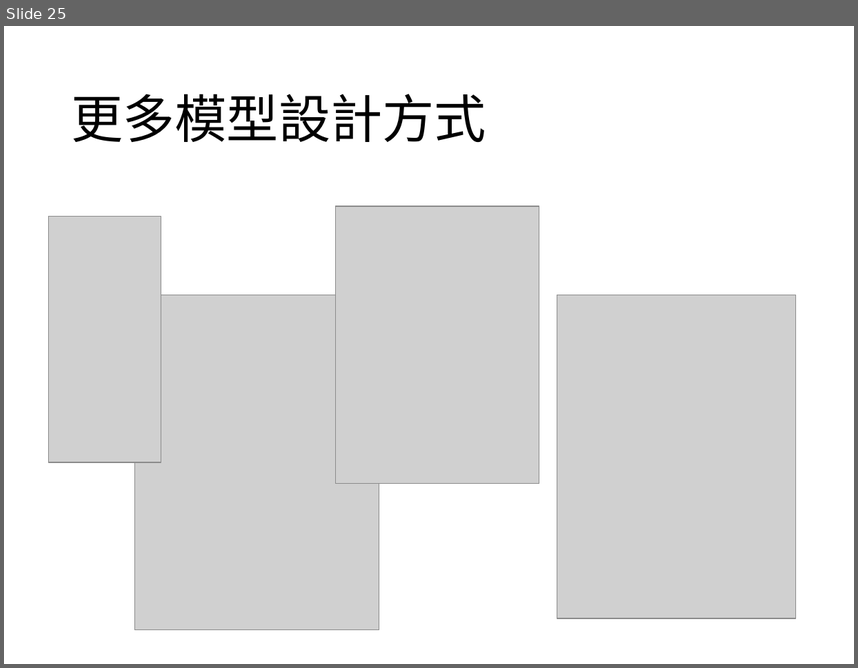
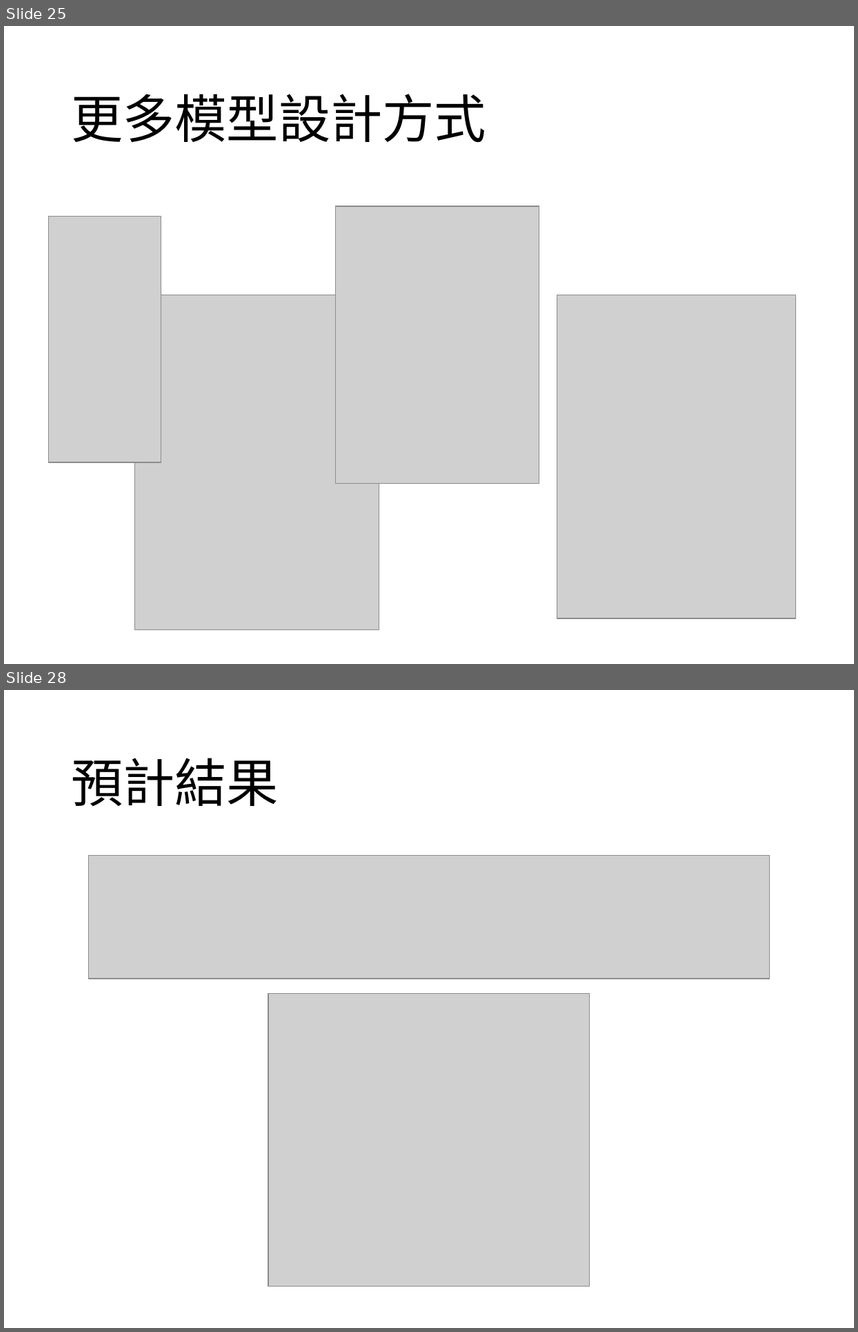
Before and after one commit to kkldream/Tensorflow-basic-tutorial, a slide deck: Tensorflow機器學習-基礎教學.pptx. Shown one above the other, each under a label of ours: slide 25 before the commit, slides 25 and 28 after it; the slides between them are not shown. The pictures are 858x668 and 858x1332 pixels, drawn with LibreOffice and Linux fonts; fonts in the diff are those of the drawing; grey boxes stand for pictures. Boxes give left, top, right and bottom in pixels: in the first picture for what was removed or moved away, otherwise in the second. Text is boxed around its words. In the diff, an @@ line names an element or a change of style, - is before the commit and + after.

```diff
--- a/Tensorflow機器學習-基礎教學.pptx
+++ b/Tensorflow機器學習-基礎教學.pptx
@@ slide 28 added at (4,690,854,1328), background #FFFFFF @@
@@ title added at (71,758,279,806), 44 pt, text #000000 @@
+預計結果
@@ picture added at (88,855,769,978) @@
@@ picture added at (268,994,590,1287) @@
```
Also in this commit, not shown: 3 slides changed, 2 other slides added, 9 other files.
